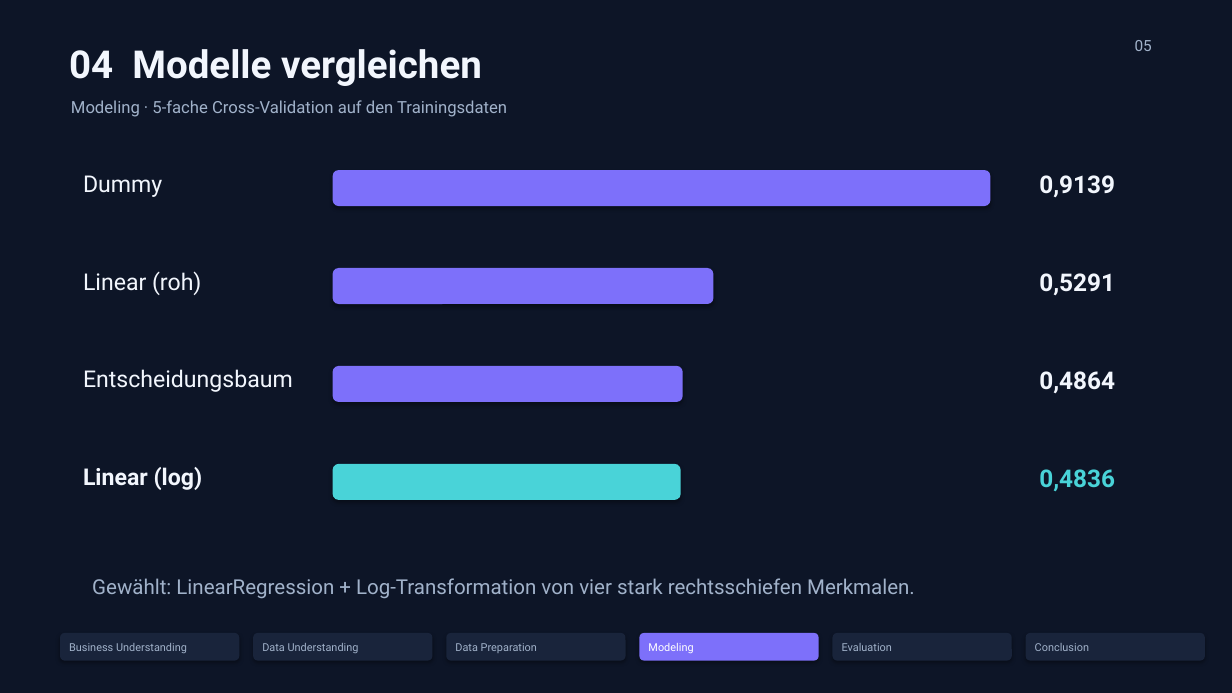
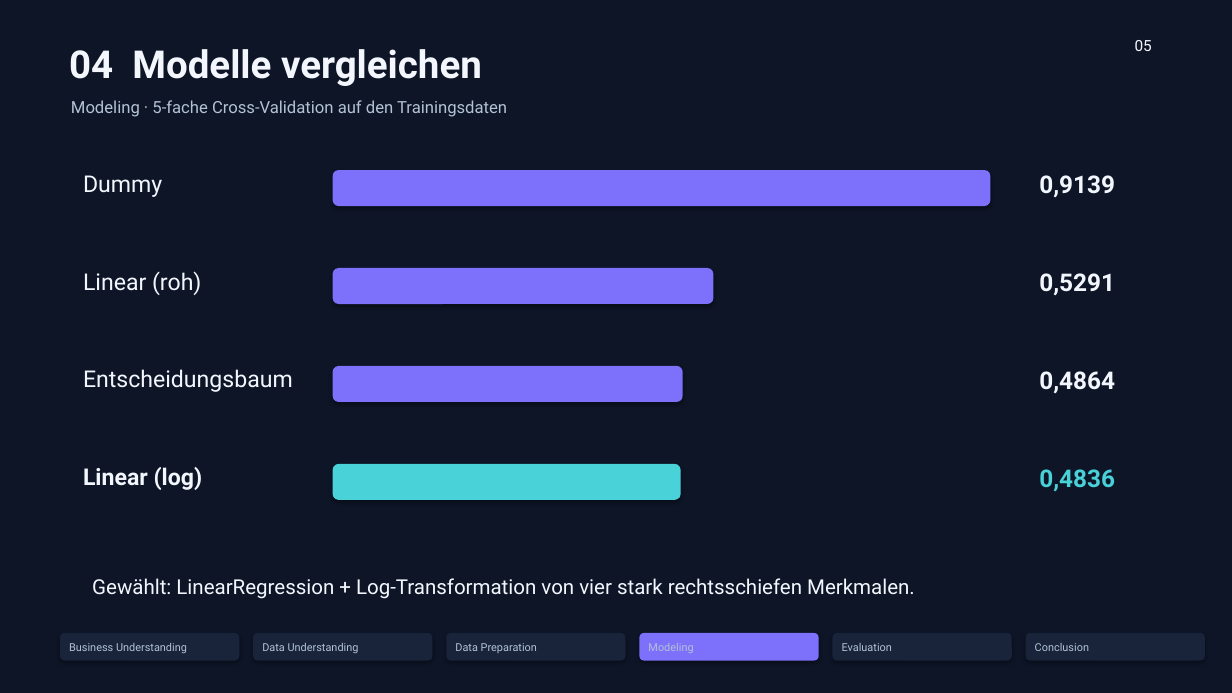
Before and after one commit to aaronddecker/california-housing-ml, a slide deck: slide 5 of presentation/abschlusspraesentation.pptx. Drawn at 1232x693 pixels with LibreOffice and Linux fonts; fonts in the diff are those of the drawing. Boxes give left, top, right and bottom in pixels: in the first picture for what was removed or moved away, otherwise in the second. Text is boxed around its words. In the diff, an @@ line names an element or a change of style, - is before the commit and + after.

```diff
--- a/presentation/abschlusspraesentation.pptx
+++ b/presentation/abschlusspraesentation.pptx
@@ text "05" at (1135, 40, 1152, 51): text colour #A1B2CA to #F3F7FD @@
@@ text "Gewählt: LinearRegression + Log-Transformation von ..." at (92, 578, 915, 599): text colour #A1B2CA to #F3F7FD @@
@@ text "Modeling" at (648, 643, 693, 653): text colour #FFFFFF to #B3C2D6 @@
@@ text colour #A1B2CA to #B3C2D6 in 6 elements at (71, 100, 507, 117), (69, 643, 187, 653), (262, 643, 359, 653), (455, 643, 537, 653), (842, 643, 892, 651), (1035, 643, 1089, 651) @@
```
Also in this commit, not shown: 7 other slides changed.
